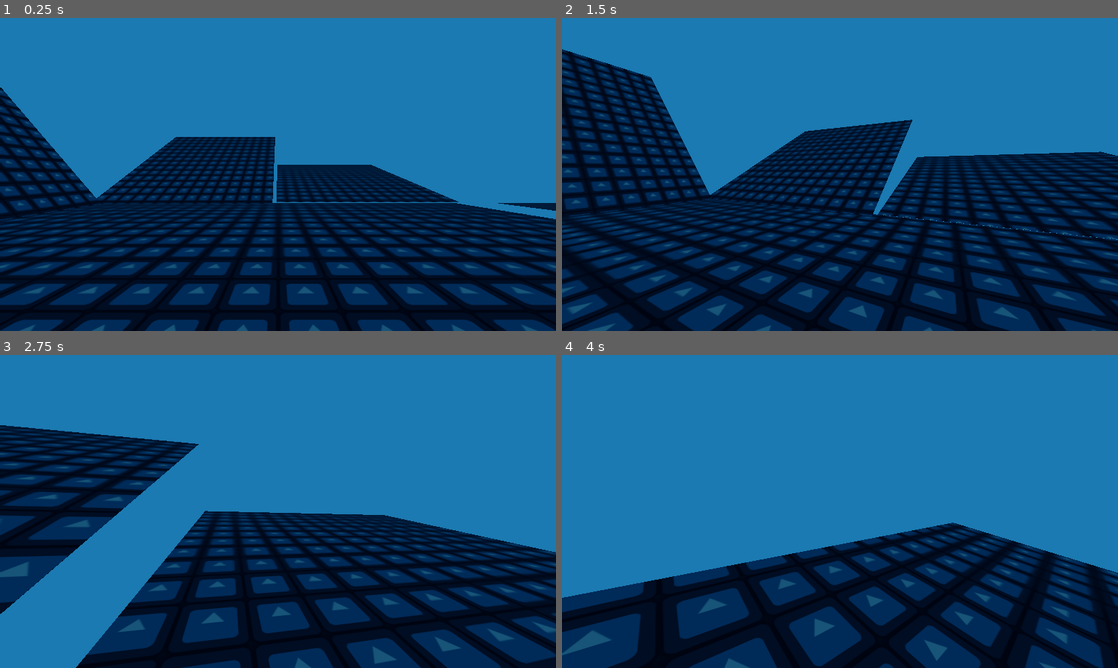
Above: before the commit, frames 1-4 (two rows, left to right).
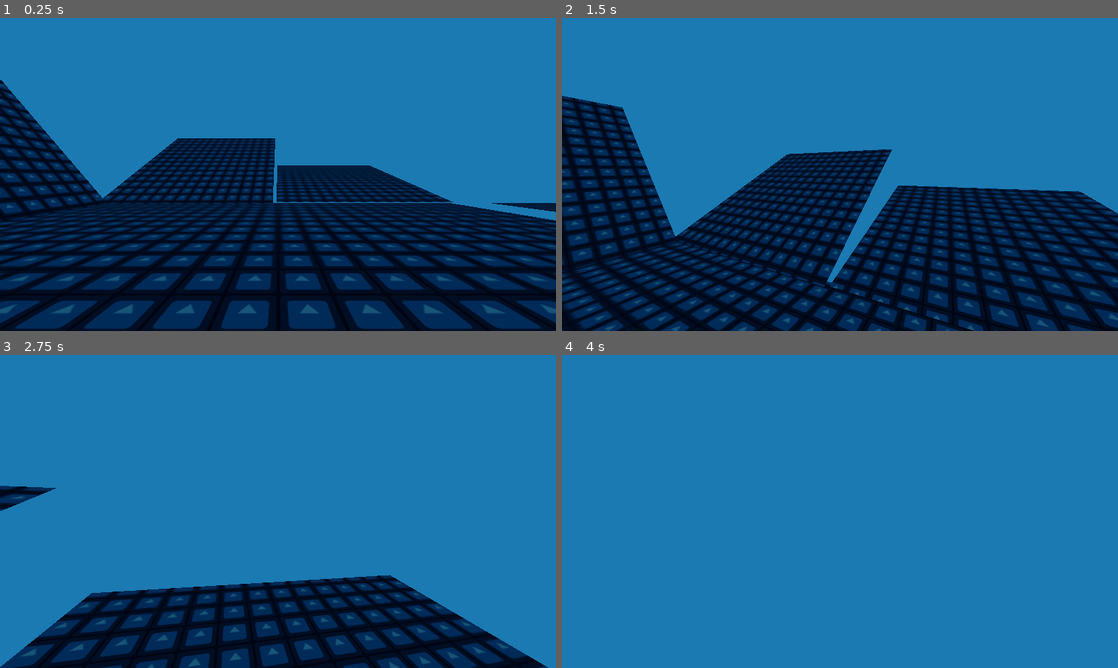
Above: after the commit, the same moments.

Repository: peytondwilliams/RoguelikeShooter
Game: Godot game, scene res://Nodes/Levels/test_world.tscn
Two runs of this game, one before a commit and one after it. Both use one fixed random seed, a clock stepped at 60 frames per second and the inputs below. The engine's default icon, where the game draws it, is replaced by a stand-in: a white triangle on a blue panel in a dark square.
Inputs (mouse positions are in pixels of both pictures, inside the frame that each line leads up to):
- Up to frame 1 (0.25 s): no input
- Up to frame 2 (1.5 s): move the mouse to (867, 174) at 0.52 s; hold Shift (sprint, bound only after the commit) 0.53-1.28 s; hold W (move_forward) from 0.53 s (still down); tap Space (jump) at 0.77, 0.8, 1.07, 1.35 s; move the mouse to (812, 174) at 1.27 s
- Up to frame 3 (2.75 s): keep holding W (move_forward); tap Space (jump) at 1.52, 1.82, 2.3 s; tap Shift (sprint, bound only after the commit) at 1.55 s; move the mouse to (289, 505) at 2.02 s; hold Shift (sprint, bound only after the commit) from 2.03 s (still down)
- Up to frame 4 (4 s): keep holding W (move_forward); move the mouse to (834, 517) at 2.77 s; release Shift (sprint, bound only after the commit) at 2.78 s; tap Shift (sprint, bound only after the commit) at 2.85 s; tap Space (jump) at 3.02, 3.32 s; move the mouse to (878, 514) at 3.52 s; hold Space (jump) from 3.53 s (still down)

The runs differ from the first frame. In frame 1, 25% of the frame differs, in the area x 0-100%, y 19-100%; in frame 2, 38%; in frame 3, 39%, in the area x 0-100%, y 22-100%; in frame 4, 36%.

Commit message:
add jump physics

Diff:
--- a/Nodes/Levels/test_world.tscn
+++ b/Nodes/Levels/test_world.tscn
@@ -18,7 +18,7 @@
 [node name="TestWorld" type="Node3D"]
 
 [node name="Player" parent="." instance=ExtResource("1_l3b7c")]
-transform = Transform3D(1, 0, 0, 0, 1, 0, 0, 0, 1, 0, 0, -0.786739)
+transform = Transform3D(1, 0, 0, 0, 1, 0, 0, 0, 1, 0, 0, -0.224331)
 
 [node name="CSGBox3D" type="CSGBox3D" parent="."]
 material_override = SubResource("StandardMaterial3D_7i71u")
--- a/Nodes/Player/player.gd
+++ b/Nodes/Player/player.gd
@@ -24,6 +24,7 @@
 # new vars
 
 var is_grounded = true
+var is_jumping = false
 var accel = 0.5
 var air_control = 0.25
 
@@ -89,50 +90,61 @@
 	direction += move_input.x * head.global_transform.basis.x;
 	direction += move_input.y * head.global_transform.basis.z;
 
-	var goal_vel = direction * 10 * 1
-	var vel_diff_dot = goal_vel.dot(state.get_linear_velocity())
-	var new_accel = accel * vel_diff_factor(vel_diff_dot)
+	var lin_vel = state.get_linear_velocity()
+	var lin_vel_no_y = Vector3(lin_vel.x, 0, lin_vel.z)
 
-	goal_vel = goal_vel.move_toward(goal_vel + state.get_linear_velocity(), new_accel * state.step)
+
+	if Input.is_action_pressed("jump") and is_grounded and $JumpTimer.is_stopped():
+		$JumpTimer.start()
+		if lin_vel.y < 0:
+			state.set_linear_velocity(lin_vel_no_y)
+			lin_vel = lin_vel_no_y
+		state.apply_central_impulse(Vector3(0, 1, 0) * mass * 16)
+
+	var goal_vel_factor = 10
+	if Input.is_action_pressed("sprint"):
+		goal_vel_factor = 15
+
+	var goal_vel = direction * goal_vel_factor
+	#var vel_diff_dot = goal_vel.dot(lin_vel) old non-normalized diff
+
+	var horz_vel_dot_normal = goal_vel.normalized().dot(lin_vel_no_y.normalized())
+
+	var new_accel = accel * vel_diff_factor(horz_vel_dot_normal)
+
+	goal_vel = goal_vel.move_toward(goal_vel + lin_vel, new_accel * state.step)
 
 	var neededAccel = Vector3()
 
+
 	if is_grounded:
-		neededAccel = ((goal_vel - state.get_linear_velocity()) / state.step)
+		neededAccel = ((goal_vel - lin_vel) / state.step)
+		linear_damp = 1
 	else:
-		var linear_vel_no_y = Vector3(state.get_linear_velocity().x, 0, state.get_linear_velocity().z)
-		neededAccel = ((goal_vel - linear_vel_no_y) / state.step)
+		linear_damp = 0
+		neededAccel = ((goal_vel - lin_vel_no_y) / state.step)
 	neededAccel *= .1
 	# missing needAccel cap
 
-	state.apply_central_force(Vector3(0, -9.8, 0) * mass * 10)
+	#apply gravity
+	var gravity_factor = 3
+	if not is_grounded and abs(lin_vel.y) < 3:
+		gravity_factor = 2
 
+	state.apply_central_force(Vector3(0, -9.8, 0) * mass * gravity_factor)
+
+	#apply final logic
 	float_capsule(state)
-	move(neededAccel, state)
+	move(direction, neededAccel, horz_vel_dot_normal, state)
 
-	#print(state.get_linear_velocity())
-#	var vel = Vector3()
-#
-#
-#	var curr_linear_vel = state.get_linear_velocity()
-#
-#
-#	if is_grounded:
-#		# keep vertical vel to avoid accel. on slopes
-#		vel = curr_linear_vel
-#		# add code for contacting body
-#	else:
-#		#Ignore y velocity in air
-#		vel = Vector3(curr_linear_vel.x, 0, curr_linear_vel.z)
 
 
 func float_capsule(state):
-	if groundRay.is_colliding():
+	if groundRay.is_colliding() and $JumpTimer.is_stopped():
 		var vel = state.get_linear_velocity()
 
 		var ray_hit_len = groundRay.global_transform.origin.y - groundRay.get_collision_point().y
 		var height_diff = ray_hit_len - 0.8
-
 		var down_vel_dot = groundRay.target_position.normalized().dot(vel)
 
 		var springForce = (height_diff * 30) - (down_vel_dot * 2)
@@ -141,15 +153,29 @@
 
 
 
-func move(direction, state):
-	#print(direction)
-	#causing problems with gravity
+func move(direction, neededAccel, horz_dot, state):
+
+	var lin_horz_vel = Vector3(state.get_linear_velocity().x, 0, state.get_linear_velocity().z)
+
 	if is_grounded:
 		var slope_check = 0
-		state.apply_central_force(direction * mass)
+
+		state.apply_central_force(neededAccel * mass)
 
 	else:
-		state.apply_central_force(direction * mass * air_control)
+		if (horz_dot > 0.98 or horz_dot == 0) and lin_horz_vel.length() > 3:
+			#horz_dot == 0 allows no slow down in air when no input
+
+			# keep all horizontal movement
+			var dir_n = direction.normalized()
+			var linear_vel_no_y = Vector3(state.get_linear_velocity().x, 0, state.get_linear_velocity().z)
+			dir_n *= linear_vel_no_y.length()
+			dir_n += Vector3(0, state.get_linear_velocity().y, 0)
+
+			if Vector3(dir_n.x, 0, dir_n.z).length() > 0.1:
+				state.set_linear_velocity(dir_n)
+		else:
+			state.apply_central_force(neededAccel * mass * air_control)
 
 func set_friction():
 	pass
--- a/Nodes/Player/player.tscn
+++ b/Nodes/Player/player.tscn
@@ -56,3 +56,7 @@
 transform = Transform3D(1, 0, 0, 0, 1, 0, 0, 0, 1, 0, 1.6076, -0.0671021)
 script = ExtResource("3_fgjxv")
 follow_target = NodePath("../../Head/h/v/CameraMount")
+
+[node name="JumpTimer" type="Timer" parent="."]
+wait_time = 0.25
+one_shot = true
--- a/project.godot
+++ b/project.godot
@@ -53,3 +53,8 @@
 "events": [Object(InputEventKey,"resource_local_to_scene":false,"resource_name":"","device":-1,"window_id":0,"alt_pressed":false,"shift_pressed":false,"ctrl_pressed":false,"meta_pressed":false,"pressed":false,"keycode":0,"physical_keycode":32,"key_label":0,"unicode":32,"echo":false,"script":null)
 ]
 }
+sprint={
+"deadzone": 0.5,
+"events": [Object(InputEventKey,"resource_local_to_scene":false,"resource_name":"","device":-1,"window_id":0,"alt_pressed":false,"shift_pressed":false,"ctrl_pressed":false,"meta_pressed":false,"pressed":false,"keycode":0,"physical_keycode":4194325,"key_label":0,"unicode":0,"echo":false,"script":null)
+]
+}
